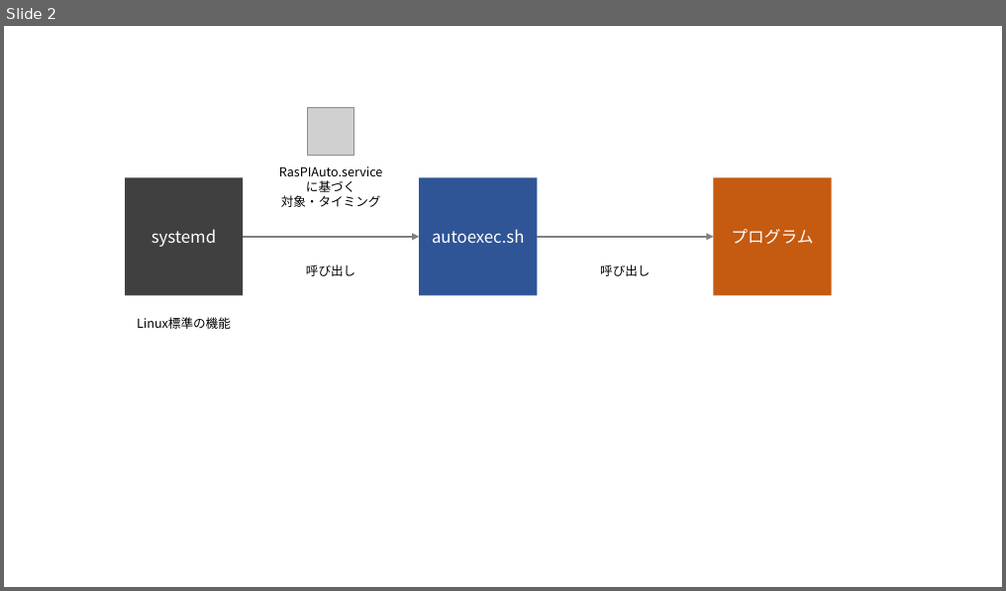
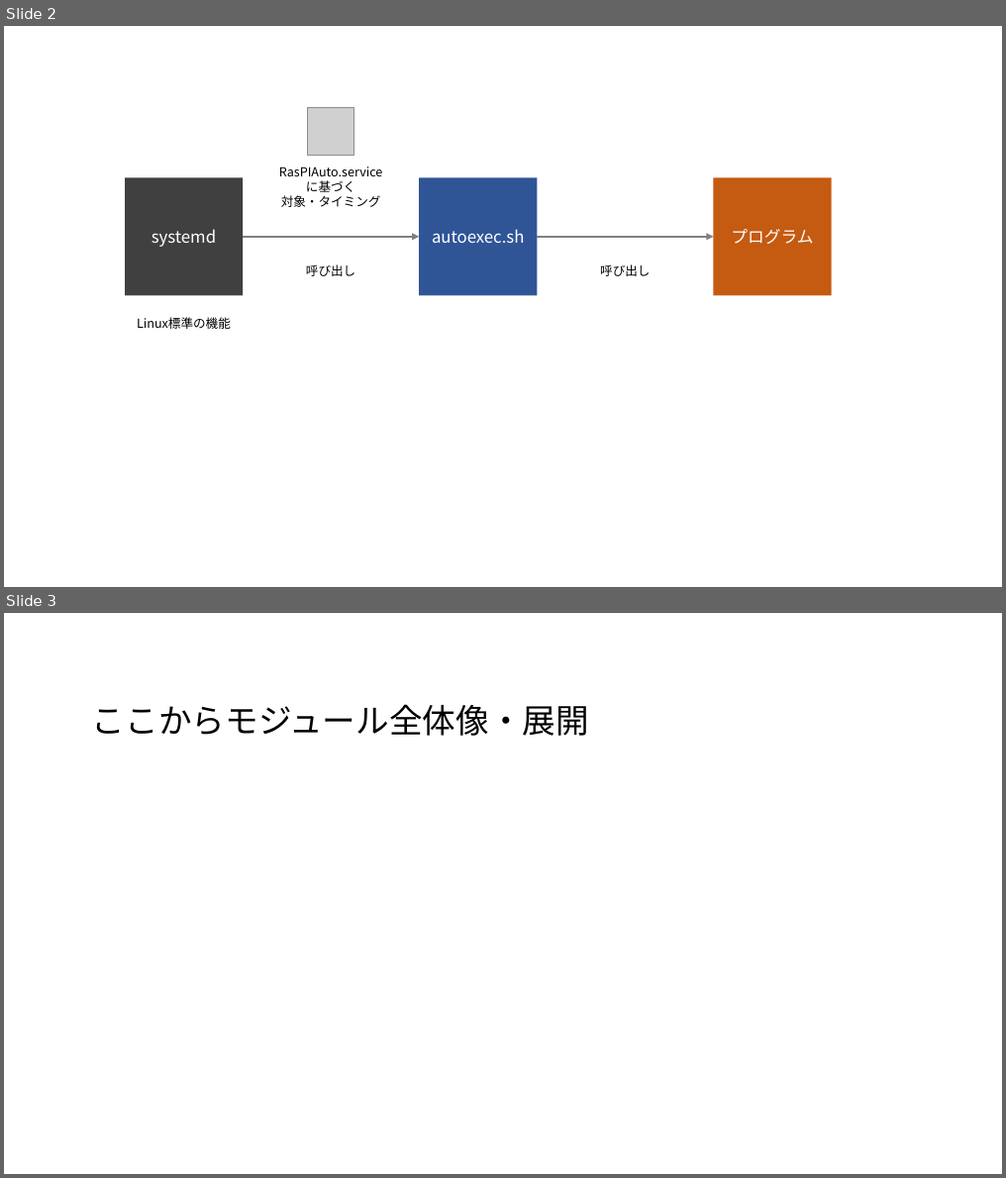
Before and after one commit to miyoshiyuu-systena/tenarobo-primary-mil-2025, a slide deck: asset/asset-factory.pptx. Shown one above the other, each under a label of ours: slide 2 before the commit, slides 2 and 3 after it. The pictures are 1006x591 and 1006x1178 pixels, drawn with LibreOffice and Linux fonts; fonts in the diff are those of the drawing; grey boxes stand for pictures. Boxes give left, top, right and bottom in pixels: in the first picture for what was removed or moved away, otherwise in the second. Text is boxed around its words. In the diff, an @@ line names an element or a change of style, - is before the commit and + after.

```diff
--- a/asset/asset-factory.pptx
+++ b/asset/asset-factory.pptx
@@ slide 3 added at bbox=[4, 613, 1002, 1174], background #FFFFFF @@
@@ text added at bbox=[92, 704, 589, 736], 32 pt, text #000000 @@
+ここからモジュール全体像・展開
```
Also in this commit, not shown: 5 other slides added.
